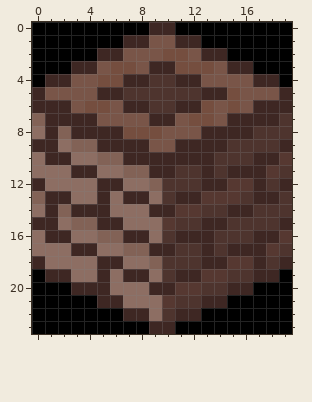
One commit to this pixel-art sprite: data/textures/blocks/planks.png. This is how it looked before the edit.
The file is 20x24 pixels. Colours within 5 levels of each other are drawn and written as one.
Once edited:
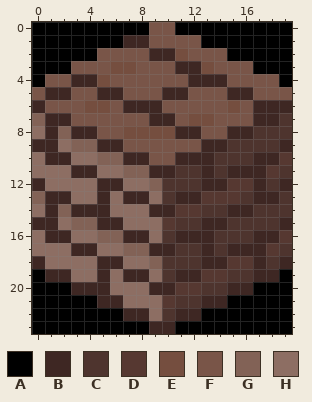
Palette (. is transparent): A #000000  B #3e2723  C #4e342e  D #563831  E #754e3f  F #795548  G #826256  H #8d6e63
Edits made:
{"y":0,"x":9,"old":"BB","new":"FF"}
{"y":1,"x":11,"old":"BB","new":"FF"}
{"y":2,"x":5,"old":"BB","new":"FF"}
{"y":2,"x":9,"old":"FE","new":"BB"}
{"y":2,"x":13,"old":"BB","new":"FF"}
{"y":3,"x":3,"old":"BB","new":"FF"}
{"y":3,"x":9,"old":"BBEE","new":"FFBB"}
{"y":3,"x":15,"old":"BB","new":"FF"}
{"y":4,"x":1,"old":"BBFF","new":"FFBB"}
{"y":4,"x":6,"old":"EBBCCB","new":"FFFFFF"}
{"y":4,"x":13,"old":"FF","new":"BB"}
{"y":4,"x":17,"old":"BB","new":"FF"}
{"y":5,"x":0,"old":"BFF","new":"FBB"}
{"y":5,"x":7,"old":"CCCCCCBBEF","new":"FFFBBFFFBB"}
{"y":5,"x":19,"old":"B","new":"F"}
{"y":6,"x":1,"old":"BB","new":"FF"}
{"y":6,"x":9,"old":"CCBBE","new":"BFFFF"}
{"y":7,"x":3,"old":"BB","new":"FF"}
{"y":7,"x":15,"old":"BB","new":"FF"}
{"y":8,"x":5,"old":"BB","new":"FF"}
{"y":8,"x":10,"old":"FFFBB","new":"EBBFF"}
{"y":9,"x":7,"old":"BB","new":"FF"}
{"y":9,"x":11,"old":"BB","new":"FF"}
{"y":10,"x":9,"old":"BB","new":"FF"}
{"label":"changed","picture_box":[32,22,292,165]}
